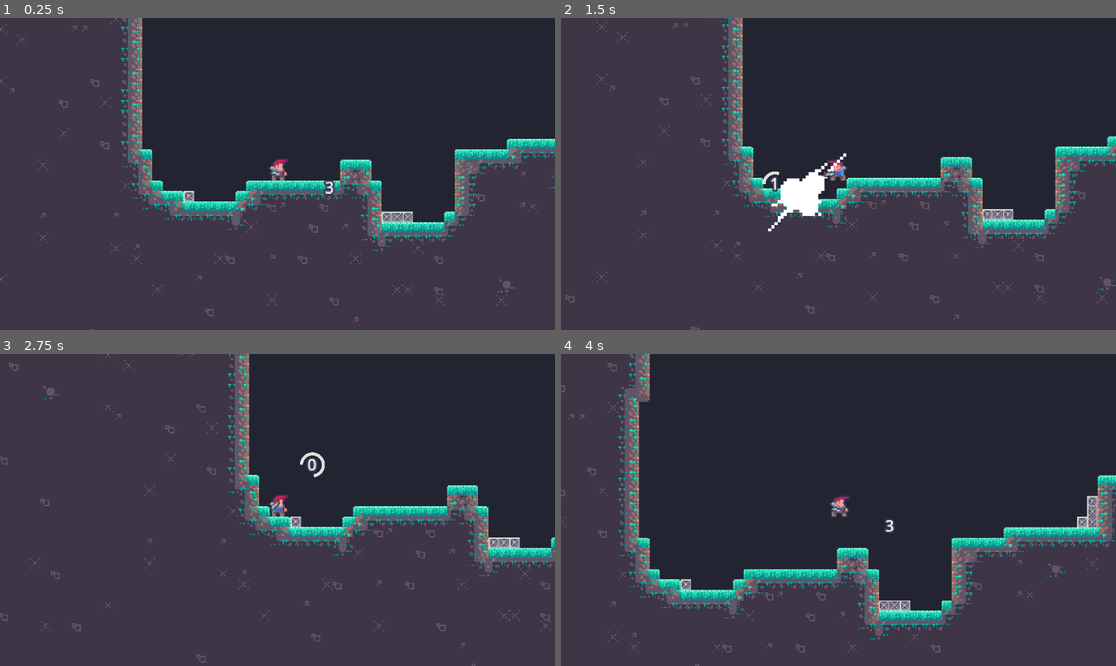
Above: before the commit, frames 1-4 (two rows, left to right).
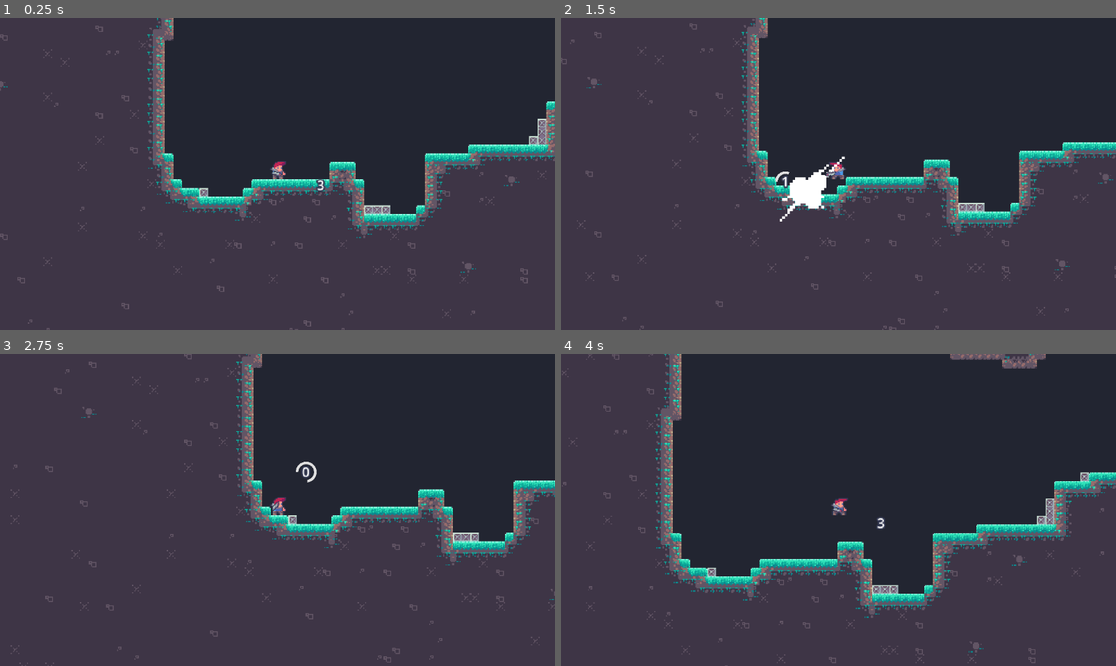
Above: after the commit, the same moments.

Repository: SoulierTom/Rocket
Game: Godot game, scene res://Scenes/Level Pico8.tscn
Same seed, same stepped clock (60 frames per second), same inputs: the game is played once before the commit and once after it.
Inputs (mouse positions are in pixels of both pictures, inside the frame that each line leads up to):
- Up to frame 1 (0.25 s): no input
- Up to frame 2 (1.5 s): tap Enter at 0.5 s; move the mouse to (960, 158) at 0.52 s; press the mouse at (960, 158) at 0.53 s; hold D (Move_Right) from 0.53 s (still down); tap Space (Jump) at 0.77 s; move the mouse to (727, 189) at 1.27 s; release the mouse at (727, 189) at 1.28 s; click (727, 189) at 1.35 s
- Up to frame 3 (2.75 s): tap Space (Jump) at 1.52 s; move the mouse to (333, 441) at 2.02 s; release D (Move_Right) at 2.03 s; press the mouse at (333, 441) at 2.03 s; hold A (Move_Left) from 2.03 s (still down)
- Up to frame 4 (4 s): move the mouse to (810, 572) at 2.77 s; release A (Move_Left) at 2.78 s; release the mouse at (810, 572) at 2.78 s; hold D (Move_Right) from 2.78 s (still down); click (810, 572) at 2.85 s; tap Space (Jump) at 3.02, 3.77 s; move the mouse to (1005, 556) at 3.52 s; press the mouse at (1005, 556) at 3.53 s

The runs differ from the first frame. In frame 1, 13% of the frame differs, in the area x 0-100%, y 0-100%; in frame 2, 12%; in frame 3, 9.6%; in frame 4, 19%.

Commit message:
camera mieux

Diff:
--- a/Scenes/player.tscn
+++ b/Scenes/player.tscn
@@ -106,8 +106,8 @@
 [node name="Camera2D" type="Camera2D" parent="."]
 position = Vector2(0, 4)
 script = ExtResource("3_nn84d")
-target_width = 426.0
-target_height = 256.0
+target_width = 512.0
+target_height = 307.0
 
 [node name="CoyoteTimer" type="Timer" parent="."]
 wait_time = 0.1
